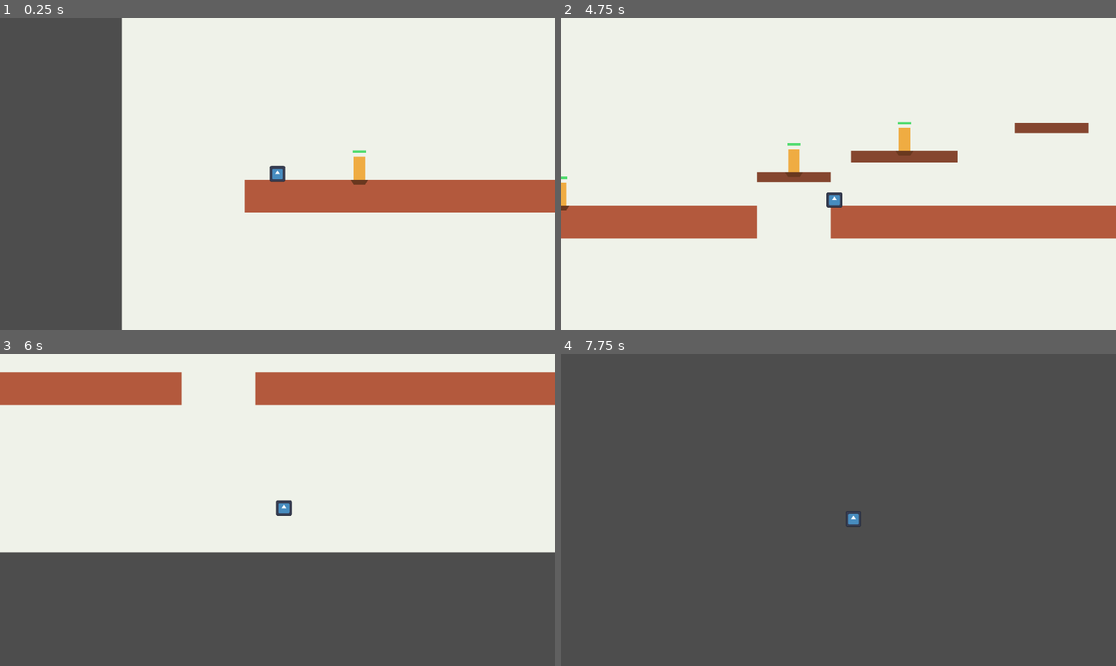
Above: before the commit, frames 1-4 (two rows, left to right).
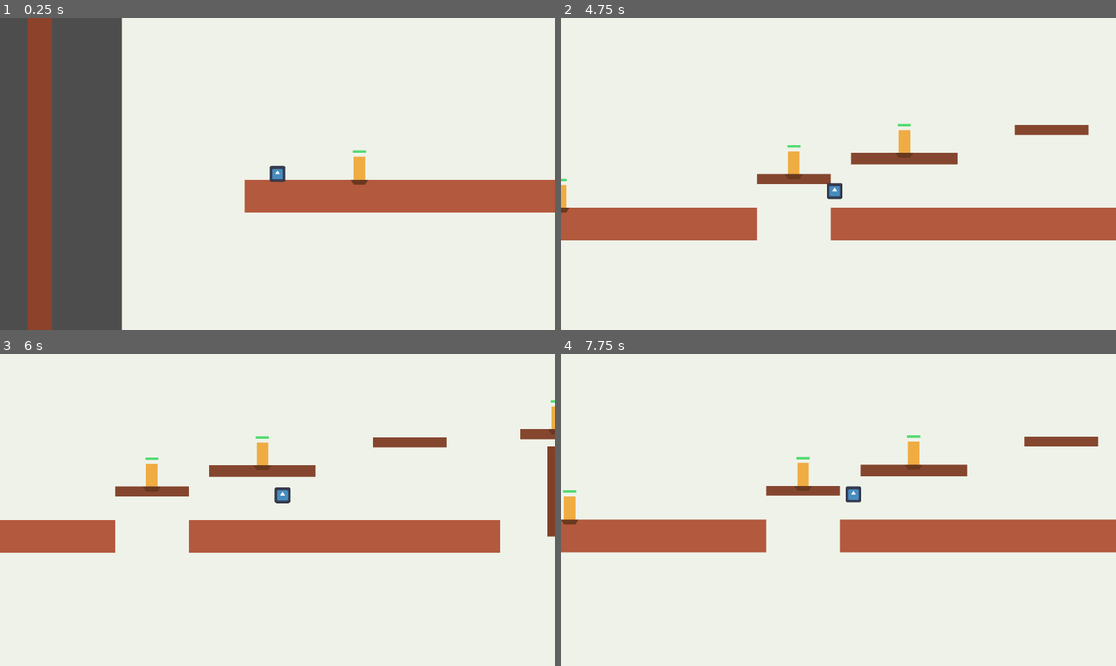
Above: after the commit, the same moments.

Repository: ggonzalez66/ruby1
Game: Godot game, scene res://main.tscn
The game is run twice, just before and just after one commit, with the same random seed, the same clock (stepped at 60 frames per second) and the same inputs. The engine's default icon, where the game draws it, is replaced by a stand-in: a white triangle on a blue panel in a dark square.
Inputs:
- Up to frame 1 (0.25 s): no input
- Up to frame 2 (4.75 s): hold Right (move_right) 0.53-2.03 s; tap Ctrl (attack) at 0.6, 2.3, 2.85, 4.35 s; tap Space (jump) at 0.77, 1.07, 1.52, 1.55, 1.82, 2.1, 3.02, 3.32, 3.77, 3.8, 4.07, 4.52 s; tap Shift (dash) at 0.8, 1.35, 3.05, 3.6 s; hold Left (move_left) 2.03-2.78 s; hold Right (move_right) 2.78-4.28 s; hold Left (move_left) from 4.28 s (still down)
- Up to frame 3 (6 s): tap Space (jump) at 4.82, 5.85 s; release Left (move_left) at 5.03 s; hold Right (move_right) 5.03-5.78 s; tap Shift (dash) at 5.1 s; hold Left (move_left) from 5.78 s (still down)
- Up to frame 4 (7.75 s): tap Space (jump) at 6.02, 6.32, 6.77, 7.07, 7.52 s; tap Ctrl (attack) at 6.6 s; release Left (move_left) at 7.28 s; hold Right (move_right) from 7.28 s (still down); tap Shift (dash) at 7.35 s

The runs differ from the first frame. In frame 1, 4.5% of the frame differs, in the area x 4-10%, y 0-100%; in frame 2, 2.2%; in frame 3, 57%; in frame 4, 100%, in the area x 0-100%, y 0-100%.

Commit message:
walljump, test area y salto chain

Diff:
--- a/main.tscn
+++ b/main.tscn
@@ -17,6 +17,12 @@
 
 [sub_resource type="RectangleShape2D" id="RectangleShape2D_block"]
 size = Vector2(100, 100)
+
+[sub_resource type="RectangleShape2D" id="RectangleShape2D_boundary_vertical"]
+size = Vector2(60, 2200)
+
+[sub_resource type="RectangleShape2D" id="RectangleShape2D_boundary_horizontal"]
+size = Vector2(3800, 60)
 
 [node name="Main" type="Node2D"]
 
@@ -128,6 +134,50 @@
 color = Color(0.611765, 0.301961, 0.188235, 1)
 polygon = PackedVector2Array(-50, -50, 50, -50, 50, 50, -50, 50)
 
+[node name="BoundaryLeft" type="StaticBody2D" parent="."]
+position = Vector2(-1200, 390)
+collision_layer = 2
+
+[node name="CollisionShape2D" type="CollisionShape2D" parent="BoundaryLeft"]
+shape = SubResource("RectangleShape2D_boundary_vertical")
+
+[node name="Visual" type="Polygon2D" parent="BoundaryLeft"]
+color = Color(0.54902, 0.258824, 0.172549, 1)
+polygon = PackedVector2Array(-30, -1100, 30, -1100, 30, 1100, -30, 1100)
+
+[node name="BoundaryRight" type="StaticBody2D" parent="."]
+position = Vector2(2320, 390)
+collision_layer = 2
+
+[node name="CollisionShape2D" type="CollisionShape2D" parent="BoundaryRight"]
+shape = SubResource("RectangleShape2D_boundary_vertical")
+
+[node name="Visual" type="Polygon2D" parent="BoundaryRight"]
+color = Color(0.54902, 0.258824, 0.172549, 1)
+polygon = PackedVector2Array(-30, -1100, 30, -1100, 30, 1100, -30, 1100)
+
+[node name="BoundaryTop" type="StaticBody2D" parent="."]
+position = Vector2(560, -820)
+collision_layer = 2
+
+[node name="CollisionShape2D" type="CollisionShape2D" parent="BoundaryTop"]
+shape = SubResource("RectangleShape2D_boundary_horizontal")
+
+[node name="Visual" type="Polygon2D" parent="BoundaryTop"]
+color = Color(0.54902, 0.258824, 0.172549, 1)
+polygon = PackedVector2Array(-1900, -30, 1900, -30, 1900, 30, -1900, 30)
+
+[node name="BoundaryBottom" type="StaticBody2D" parent="."]
+position = Vector2(560, 1320)
+collision_layer = 2
+
+[node name="CollisionShape2D" type="CollisionShape2D" parent="BoundaryBottom"]
+shape = SubResource("RectangleShape2D_boundary_horizontal")
+
+[node name="Visual" type="Polygon2D" parent="BoundaryBottom"]
+color = Color(0.54902, 0.258824, 0.172549, 1)
+polygon = PackedVector2Array(-1900, -30, 1900, -30, 1900, 30, -1900, 30)
+
 [node name="Playerr" parent="." instance=ExtResource("1_41u7p")]
 position = Vector2(-620, 220)
 
--- a/movimiento.gd
+++ b/movimiento.gd
@@ -22,6 +22,10 @@
 @export var gravity := 1500.0
 @export var fall_gravity_multiplier := 1.45
 @export var max_fall_speed := 980.0
+@export var wall_slide_speed := 120.0
+@export var wall_jump_horizontal_speed := 440.0
+@export var wall_jump_vertical_speed := -560.0
+@export var wall_jump_control_lock_time := 0.14
 @export var coyote_time := 0.12
 @export var jump_buffer_time := 0.14
 @export var attack_duration := 0.16
@@ -64,6 +68,8 @@
 var dash_timer := 0.0
 var dash_cooldown_timer := 0.0
 var dash_direction := 1
+var wall_jump_lock_timer := 0.0
+var wall_contact_direction := 0
 var attack_mode := ATTACK_NONE
 var is_charging_attack := false
 var attack_targets_hit: Array[Area2D] = []
@@ -147,6 +153,7 @@
 	_update_charge_visual()
 	_update_dash_visual()
 	move_and_slide()
+	_update_wall_state()
 	_refresh_attack_hits()
 
 	if attack_mode == ATTACK_AIR_CHARGED and is_on_floor():
@@ -162,6 +169,7 @@
 	jump_buffer_timer = max(jump_buffer_timer - delta, 0.0)
 	attack_cooldown_timer = max(attack_cooldown_timer - delta, 0.0)
 	dash_cooldown_timer = max(dash_cooldown_timer - delta, 0.0)
+	wall_jump_lock_timer = max(wall_jump_lock_timer - delta, 0.0)
 
 	if attack_timer > 0.0:
 		attack_timer = max(attack_timer - delta, 0.0)
@@ -182,7 +190,11 @@
 	if attack_mode == ATTACK_AIR_CHARGED:
 		gravity_scale = charged_air_gravity_multiplier
 
-	velocity.y = min(velocity.y + gravity * gravity_scale * delta, max_fall_speed)
+	var target_fall_speed: float = max_fall_speed
+	if _is_wall_sliding():
+		target_fall_speed = wall_slide_speed
+
+	velocity.y = min(velocity.y + gravity * gravity_scale * delta, target_fall_speed)
 
 	if Input.is_action_just_released("jump") and velocity.y < jump_cut_velocity and attack_mode != ATTACK_AIR_CHARGED:
 		velocity.y = jump_cut_velocity
@@ -198,7 +210,18 @@
 	if can_ground_jump:
 		jump_buffer_timer = 0.0
 		coyote_timer = 0.0
+		wall_contact_direction = 0
 		velocity.y = jump_velocity
+		return
+
+	if _can_wall_jump():
+		jump_buffer_timer = 0.0
+		coyote_timer = 0.0
+		velocity.x = wall_contact_direction * wall_jump_horizontal_speed
+		velocity.y = wall_jump_vertical_speed
+		facing = wall_contact_direction
+		wall_jump_lock_timer = wall_jump_control_lock_time
+		_update_facing_visual()
 		return
 
 	if air_jumps_remaining <= 0:
@@ -209,6 +232,9 @@
 	velocity.y = jump_velocity
 
 func _apply_horizontal_movement(move_input: float, delta: float) -> void:
+	if wall_jump_lock_timer > 0.0 and not is_on_floor():
+		return
+
 	var control_multiplier: float = 1.0
 	if attack_mode == ATTACK_SLASH:
 		control_multiplier = attack_move_multiplier
@@ -241,11 +267,12 @@
 	_apply_gravity(delta)
 
 func _begin_attack_charge() -> void:
-	if is_charging_attack or _is_attack_active() or dash_timer > 0.0 or attack_cooldown_timer > 0.0:
+	if is_charging_attack or dash_timer > 0.0 or (attack_cooldown_timer > 0.0 and not _is_attack_active()):
 		return
 
 	is_charging_attack = true
-	charge_timer = 0.0
+	if charge_timer <= 0.0:
+		charge_timer = 0.0
 	_set_charge_visual_active(true)
 	_update_charge_visual()
 
@@ -264,10 +291,17 @@
 	charge_timer = 0.0
 
 	if fully_charged:
+		if _is_attack_active():
+			_cancel_attack_for_chain()
+
 		if was_on_floor:
 			_start_ground_charged_attack()
 		else:
 			_start_air_charged_attack()
+		return
+
+	if _is_attack_active():
+		charge_timer = 0.0
 		return
 
 	_start_attack()
@@ -318,6 +352,13 @@
 	_set_attack_active(true)
 	_update_attack_animation()
 	_refresh_attack_hits()
+
+func _cancel_attack_for_chain() -> void:
+	attack_mode = ATTACK_NONE
+	attack_timer = 0.0
+	attack_targets_hit.clear()
+	_set_attack_active(false)
+	_reset_attack_pose()
 
 func _end_attack() -> void:
 	var ending_mode: int = attack_mode
@@ -538,6 +579,22 @@
 func _locks_facing() -> bool:
 	return dash_timer > 0.0 or attack_mode == ATTACK_GROUND_CHARGED or attack_mode == ATTACK_AIR_CHARGED or attack_mode == ATTACK_SPIN
 
+func _update_wall_state() -> void:
+	if is_on_floor():
+		wall_contact_direction = 0
+		return
+
+	if is_on_wall():
+		wall_contact_direction = int(sign(get_wall_normal().x))
+	else:
+		wall_contact_direction = 0
+
+func _can_wall_jump() -> bool:
+	return wall_contact_direction != 0 and not is_on_floor()
+
+func _is_wall_sliding() -> bool:
+	return _can_wall_jump() and velocity.y > 0.0 and attack_mode != ATTACK_AIR_CHARGED and attack_mode != ATTACK_SPIN and dash_timer <= 0.0
+
 func _is_attack_active() -> bool:
 	return attack_mode != ATTACK_NONE
 
